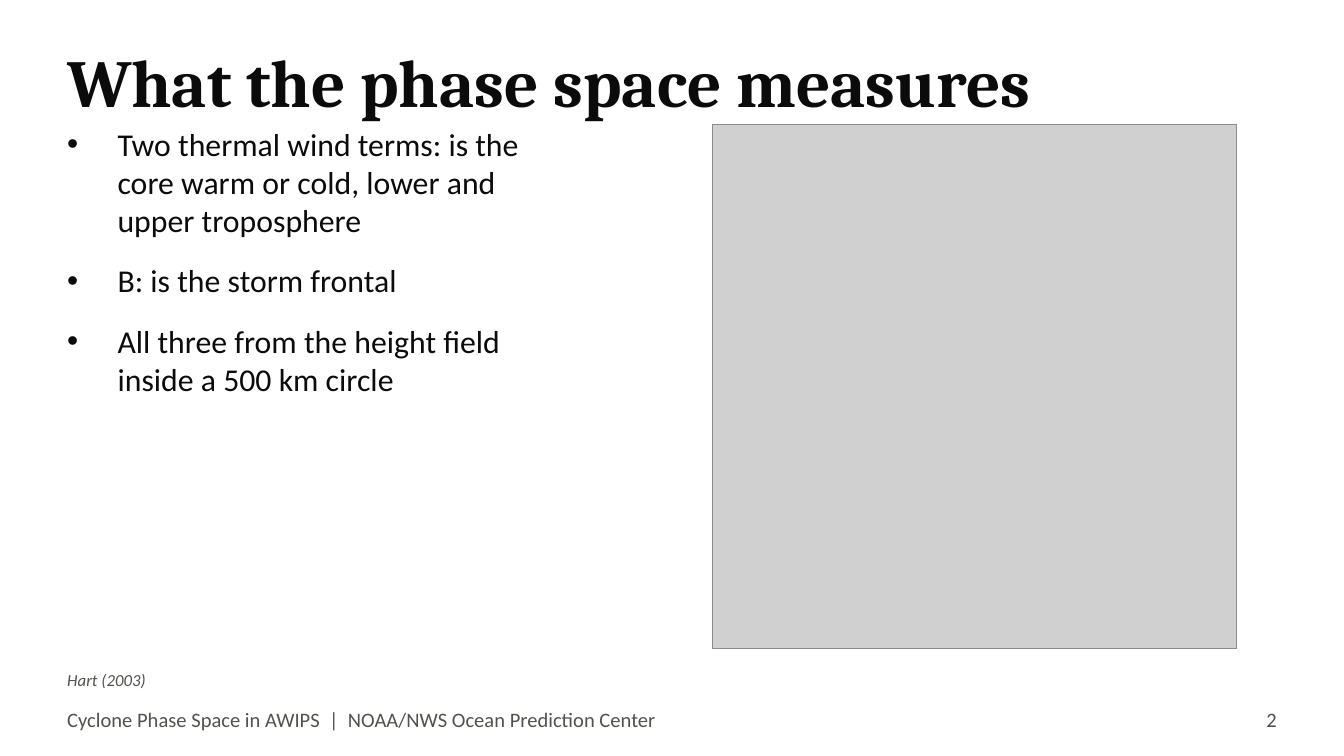
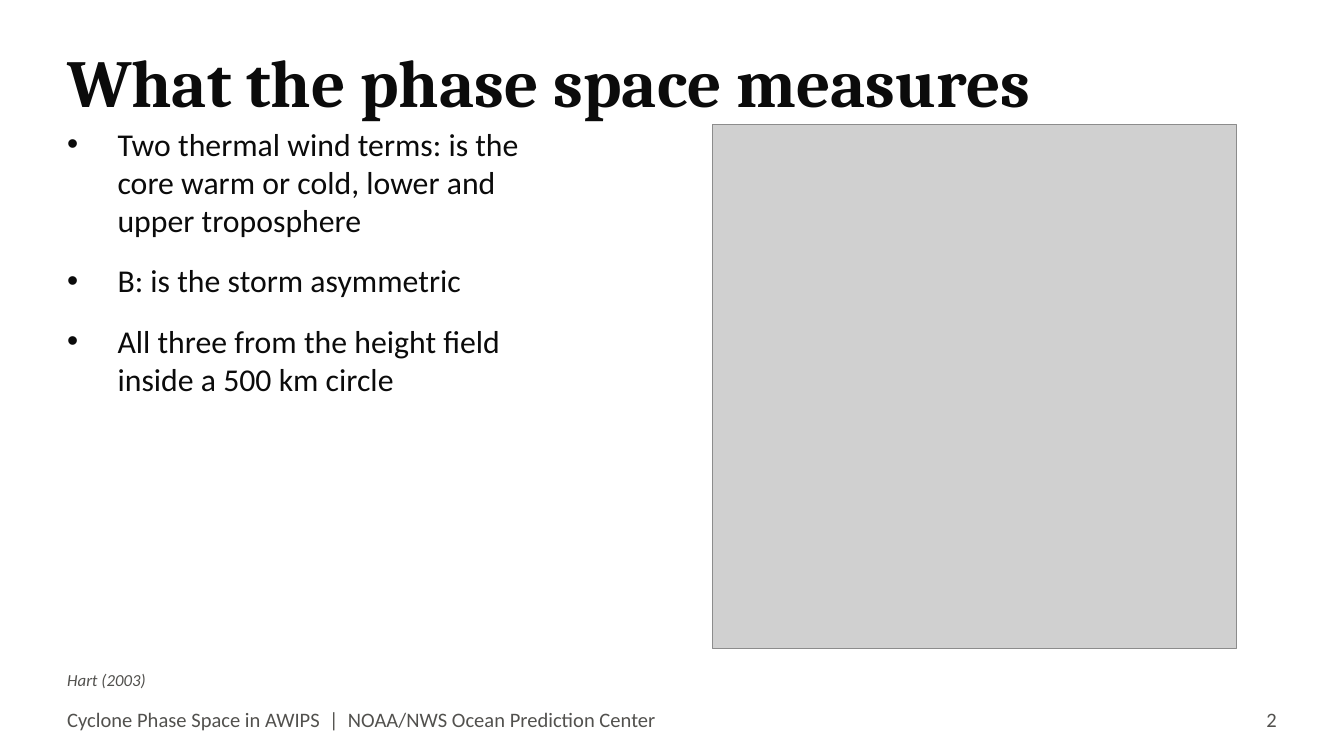
Before and after one commit to jkrek17/awips-tools, a slide deck: slide 2 of D2D/docs/TALK.pptx. Drawn at 1344x756 pixels with LibreOffice and Linux fonts; fonts in the diff are those of the drawing; grey boxes stand for pictures. Boxes give left, top, right and bottom in pixels: in the first picture for what was removed or moved away, otherwise in the second. Text is boxed around its words. In the diff, an @@ line names an element or a change of style, - is before the commit and + after.

```diff
--- a/D2D/docs/TALK.pptx
+++ b/D2D/docs/TALK.pptx
@@ text at (118,270,460,297): text changed @@
-• B: is the storm frontal
+• B: is the storm asymmetric
```
Also in this commit, not shown: 22 other files.
